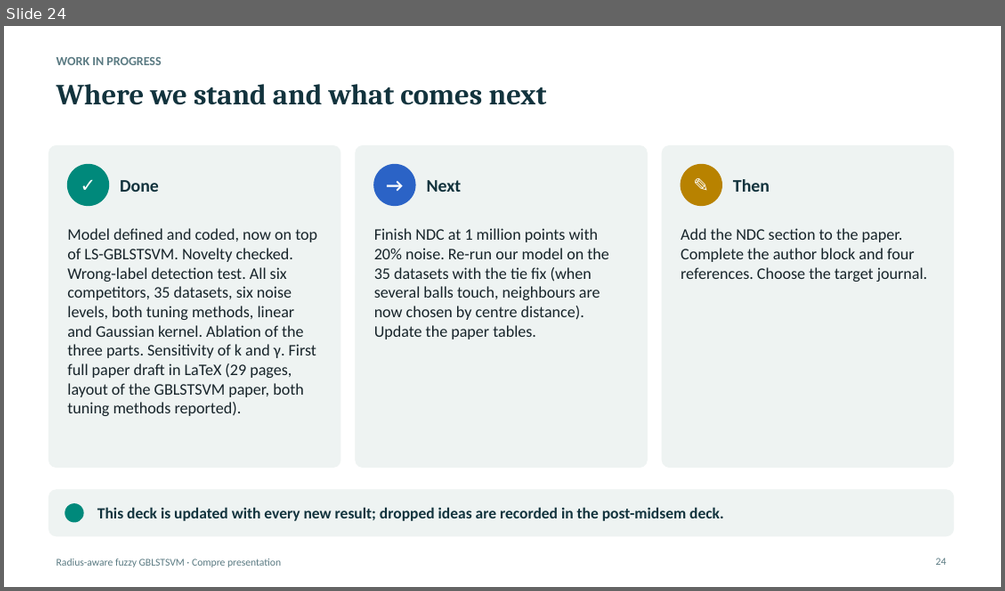
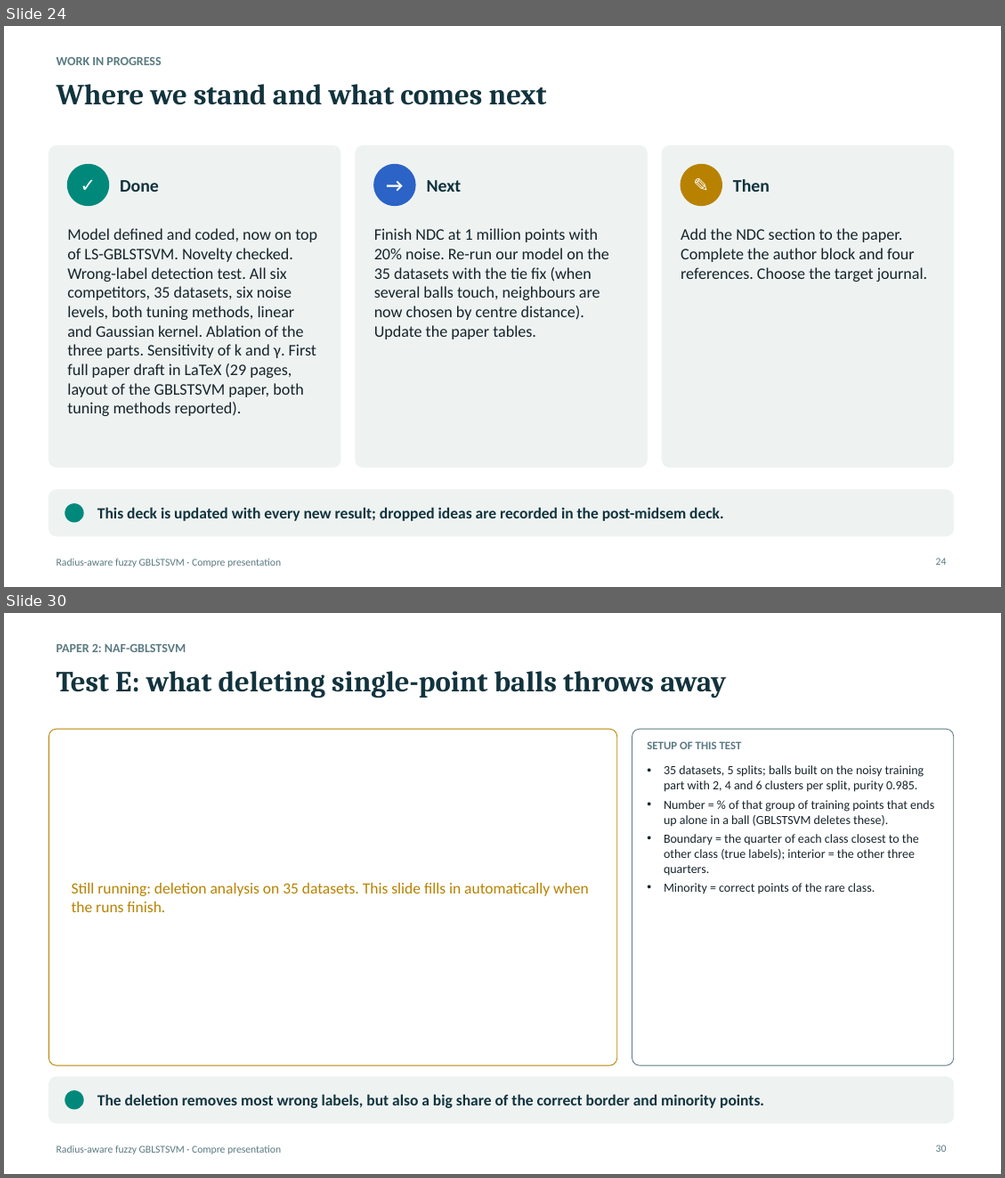
Before and after one commit to Jayagna/GBLSTSVM, a slide deck: reports/compre/compre_presentation.pptx. Shown one above the other, each under a label of ours: slide 24 before the commit, slides 24 and 30 after it; the slides between them are not shown. The pictures are 1005x591 and 1005x1178 pixels, drawn with LibreOffice and Linux fonts; fonts in the diff are those of the drawing. Boxes give left, top, right and bottom in pixels: in the first picture for what was removed or moved away, otherwise in the second. Text is boxed around its words. In the diff, an @@ line names an element or a change of style, - is before the commit and + after.

```diff
--- a/reports/compre/compre_presentation.pptx
+++ b/reports/compre/compre_presentation.pptx
@@ slide 30 added at [4, 613, 1001, 1174], background #FFFFFF; not listed: 1 template element that a slide beside it also shows @@
@@ text added at [57, 644, 186, 652], 12 pt, text #5A7A82, bold @@
+PAPER 2: NAF-GBLSTSVM
@@ title added at [57, 671, 726, 698], 28 pt, text #12333D, bold @@
+Test E: what deleting single-point balls throws away
@@ rounded rectangle added at [48, 729, 617, 1065], fill #FFFFFF, outline #B88200 0.75 pt @@
@@ rounded rectangle added at [632, 729, 954, 1065], fill #FFFFFF, outline #5A7A82 0.75 pt @@
@@ text added at [647, 741, 742, 749], 11 pt, text #5A7A82, bold @@
+SETUP OF THIS TEST
@@ text added at [663, 765, 934, 894], 12 pt, text #17242A @@
+• 35 datasets, 5 splits; balls built on the noisy training part with 2, 4 and 6 clusters per split, purity 0.985.
+• Number = % of that group of training points that ends up alone in a ball (GBLSTSVM deletes these).
+• Boundary = the quarter of each class closest to the other class (true labels); interior = the other three quarters.
+• Minority = correct points of the rare class.
@@ text added at [72, 883, 589, 912], 15 pt, text #B88200 @@
+Still running: deletion analysis on 35 datasets. This slide fills in automatically when the runs finish.
@@ rounded rectangle added at [48, 1077, 954, 1123], fill #EEF3F2, outline #EEF3F2 0.75 pt @@
@@ ellipse added at [65, 1091, 83, 1109], fill #00897B, outline #00897B 1 pt @@
@@ text added at [97, 1094, 764, 1108], 15 pt, text #12333D, bold @@
+The deletion removes most wrong labels, but also a big share of the correct border and minority points.
@@ page number added at [936, 1144, 947, 1151], 10 pt, text #5A7A82 @@
+30
```
Also in this commit, not shown: 11 other slides added, 6 other files.
